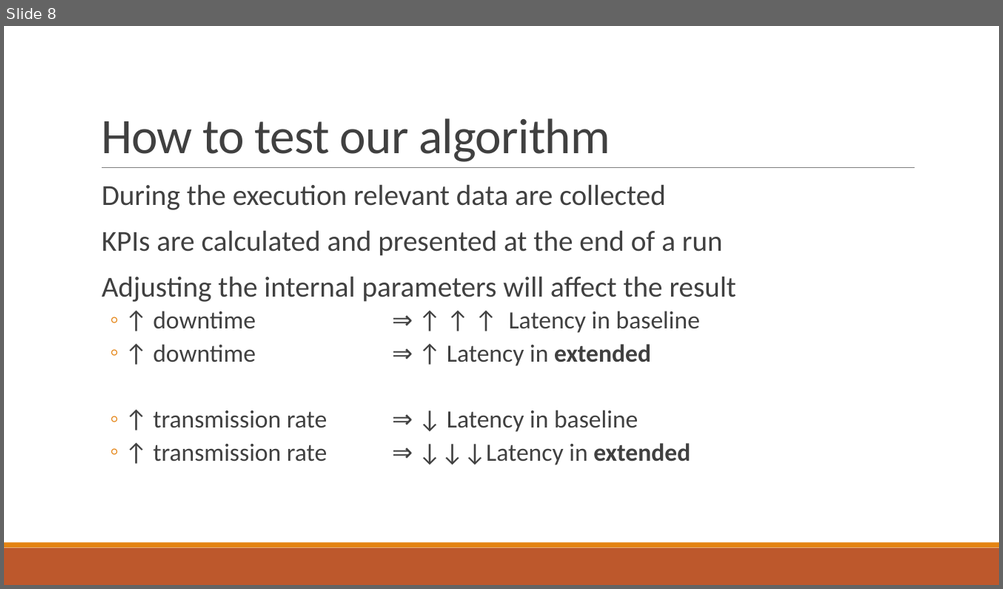
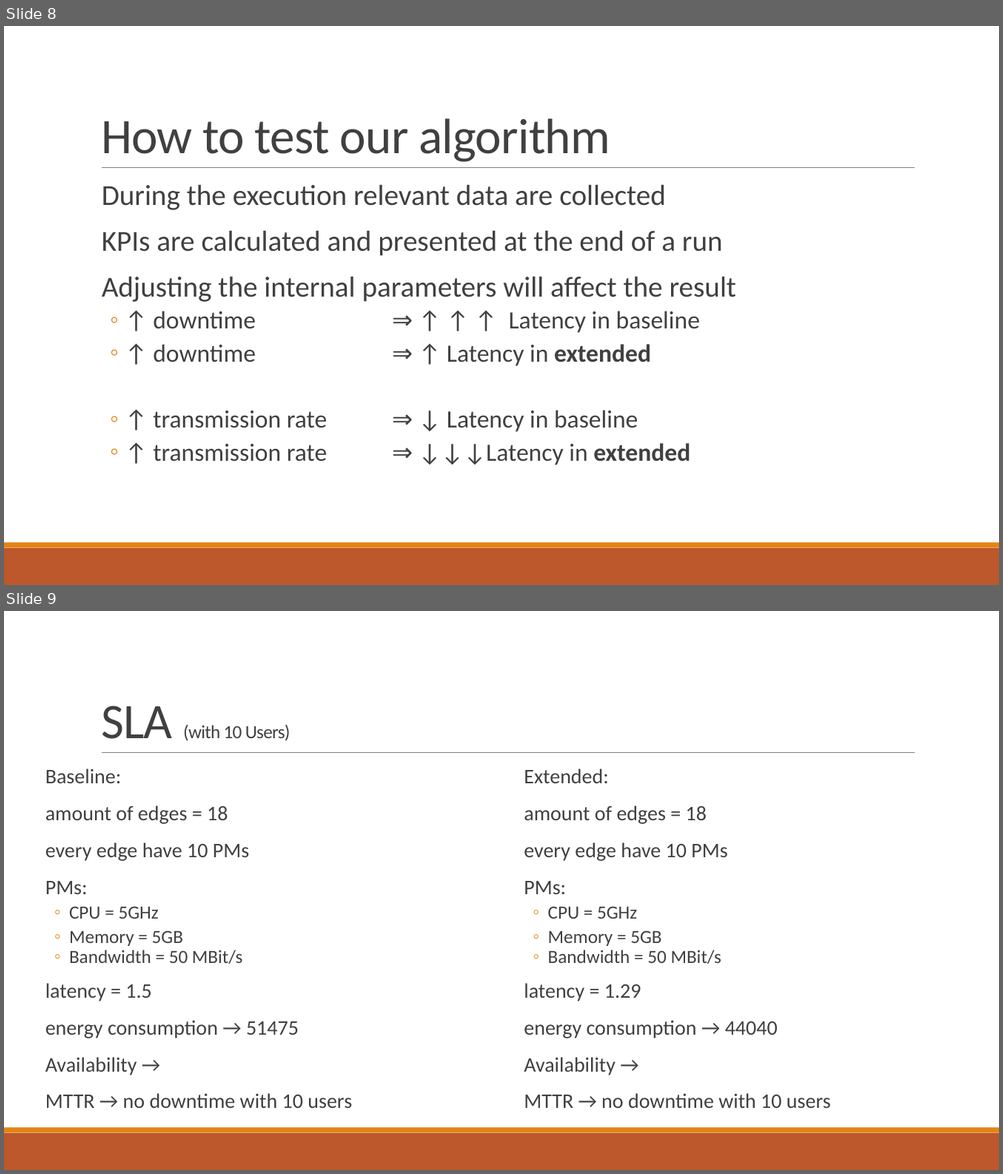
Before and after one commit to BauerMatthias/ECommerce, a slide deck: Lab2/Presentation2.pptx. Shown one above the other, each under a label of ours: slide 8 before the commit, slides 8 and 9 after it. The pictures are 1003x589 and 1003x1174 pixels, drawn with LibreOffice and Linux fonts; fonts in the diff are those of the drawing. Boxes give left, top, right and bottom in pixels: in the first picture for what was removed or moved away, otherwise in the second. Text is boxed around its words. In the diff, an @@ line names an element or a change of style, - is before the commit and + after.

Commit message:
SLA
Add SLA to Presentation

```diff
--- a/Lab2/Presentation2.pptx
+++ b/Lab2/Presentation2.pptx
@@ slide 9 added at (4,611,999,1170), background #FFFFFF; not listed: 3 template elements that a slide beside it also shows @@
@@ title added at (101,706,290,741), 18 pt, text #404040 @@
+SLA (with 10 Users)
@@ text added at (45,769,352,1108), 20 pt, text #404040 @@
+  Baseline:
+  amount of edges = 18
+  every edge have 10 PMs
+  PMs:
+  ◦ CPU = 5GHz
+  ◦ Memory = 5GB
+  ◦ Bandwidth = 50 MBit/s
+  latency = 1.5
+  energy consumption → 51475
+  Availability →
+  MTTR → no downtime with 10 users
@@ text added at (523,769,831,1108), 20 pt, text #404040 @@
+  Extended:
+  amount of edges = 18
+  every edge have 10 PMs
+  PMs:
+  ◦ CPU = 5GHz
+  ◦ Memory = 5GB
+  ◦ Bandwidth = 50 MBit/s
+  latency = 1.29
+  energy consumption → 44040
+  Availability →
+  MTTR → no downtime with 10 users
```
Also in this commit, not shown: 1 slide removed.
